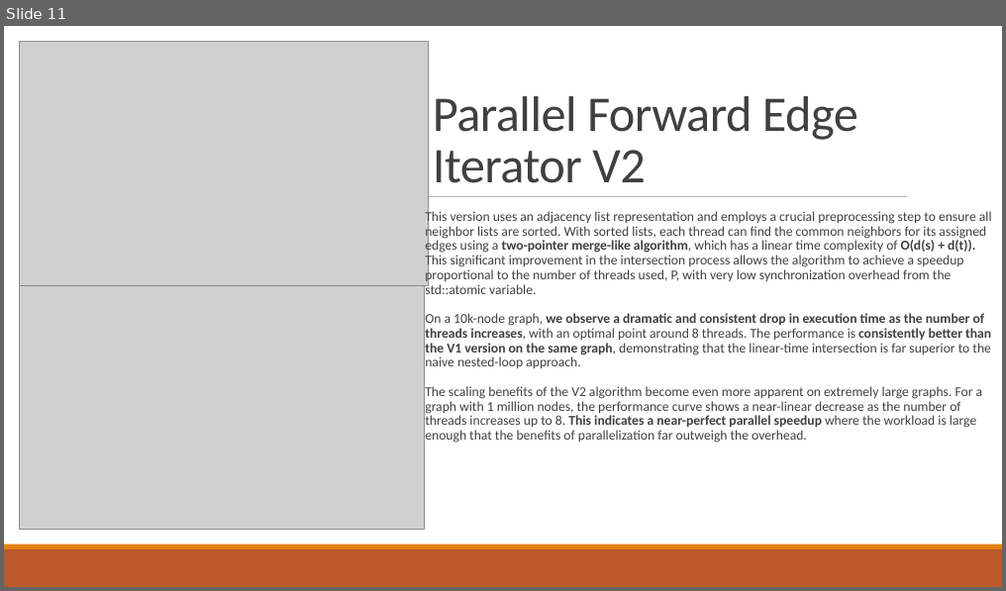
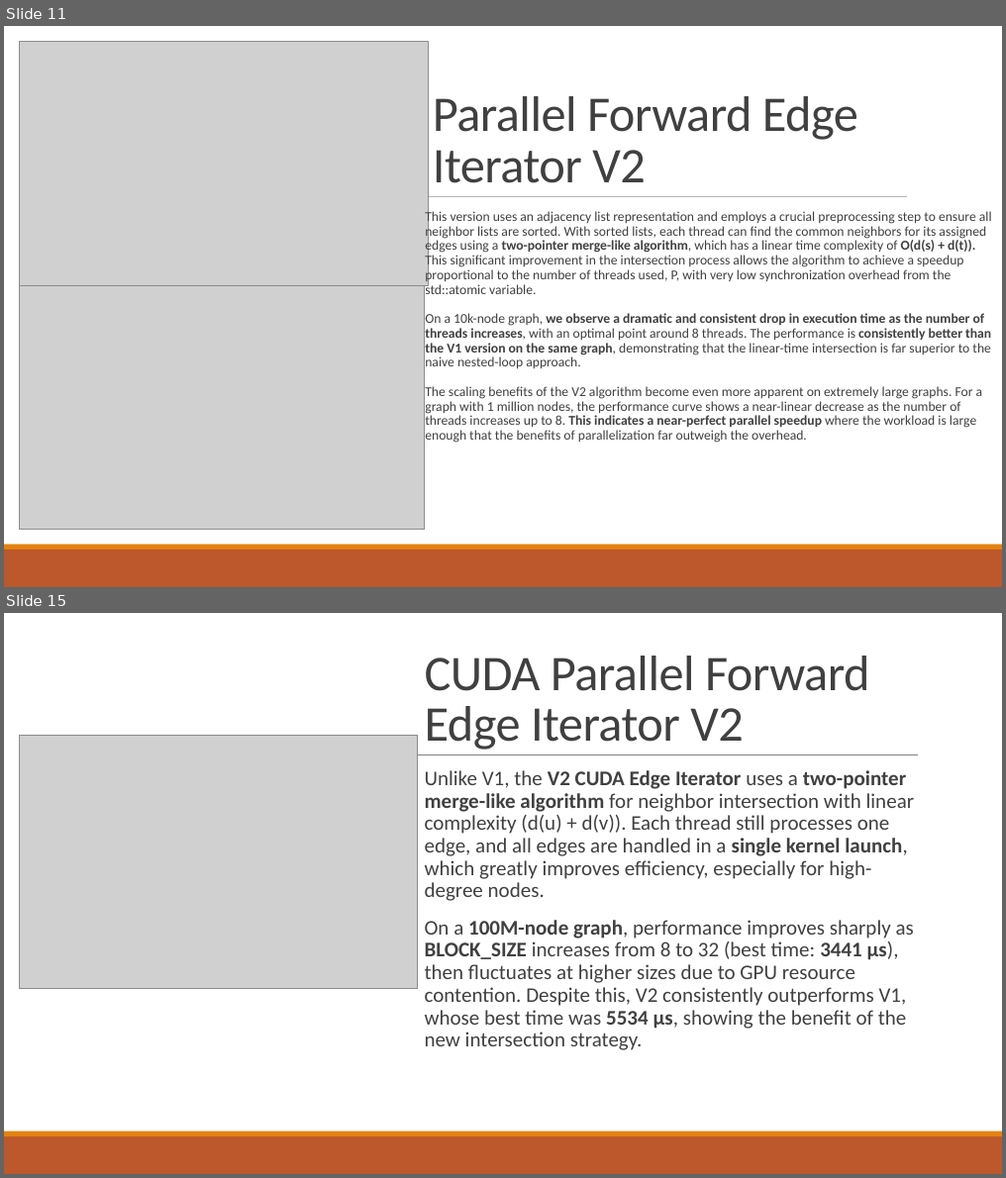
Before and after one commit to RiccardoRevalor/ParallelTriangleCounting, a slide deck: presentation.pptx. Shown one above the other, each under a label of ours: slide 11 before the commit, slides 11 and 15 after it; the slides between them are not shown. The pictures are 1006x591 and 1006x1178 pixels, drawn with LibreOffice and Linux fonts; fonts in the diff are those of the drawing; grey boxes stand for pictures. Boxes give left, top, right and bottom in pixels: in the first picture for what was removed or moved away, otherwise in the second. Text is boxed around its words. In the diff, an @@ line names an element or a change of style, - is before the commit and + after.

Commit message:
CUDA parallel edge added on presentation

```diff
--- a/presentation.pptx
+++ b/presentation.pptx
@@ slide 15 added at (x1=4, y1=613, x2=1002, y2=1174), background #FFFFFF @@
@@ title added at (x1=425, y1=656, x2=870, y2=750), 48 pt, text #404040 @@
+CUDA Parallel Forward Edge Iterator V2
@@ picture added at (x1=19, y1=735, x2=417, y2=989) @@
@@ line added from (102, 756) to (918, 756), #808080 0.5 pt @@
@@ text added at (x1=425, y1=770, x2=915, y2=1051), 20 pt, text #404040 @@
+  Unlike V1, the V2 CUDA Edge Iterator uses a two-pointer merge-like algorithm for neighbor intersection with linear complexity (d(u) + d(v)). Each thread still processes one edge, and all edges are handled in a single kernel launch, which greatly improves efficiency, especially for high-degree nodes.
+  On a 100M-node graph, performance improves sharply as BLOCK_SIZE increases from 8 to 32 (best time: 3441 μs), then fluctuates at higher sizes due to GPU resource contention. Despite this, V2 consistently outperforms V1, whose best time was 5534 μs, showing the benefit of the new intersection strategy.
@@ rectangle added at (x1=4, y1=1137, x2=1002, y2=1174), fill #BD582C @@
@@ rectangle added at (x1=4, y1=1132, x2=1002, y2=1137), fill #E48312 @@
```
Also in this commit, not shown: 5 other slides added.
